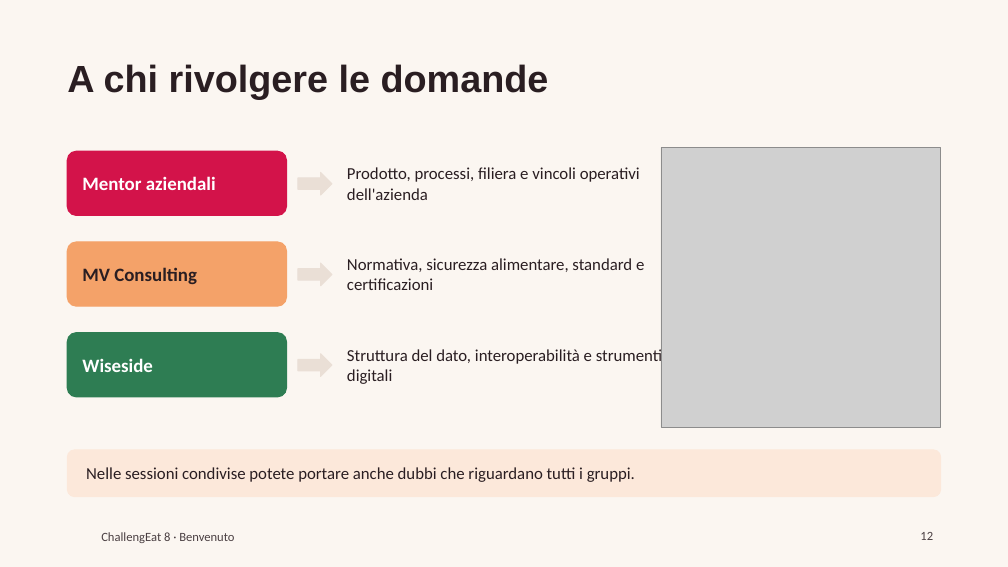
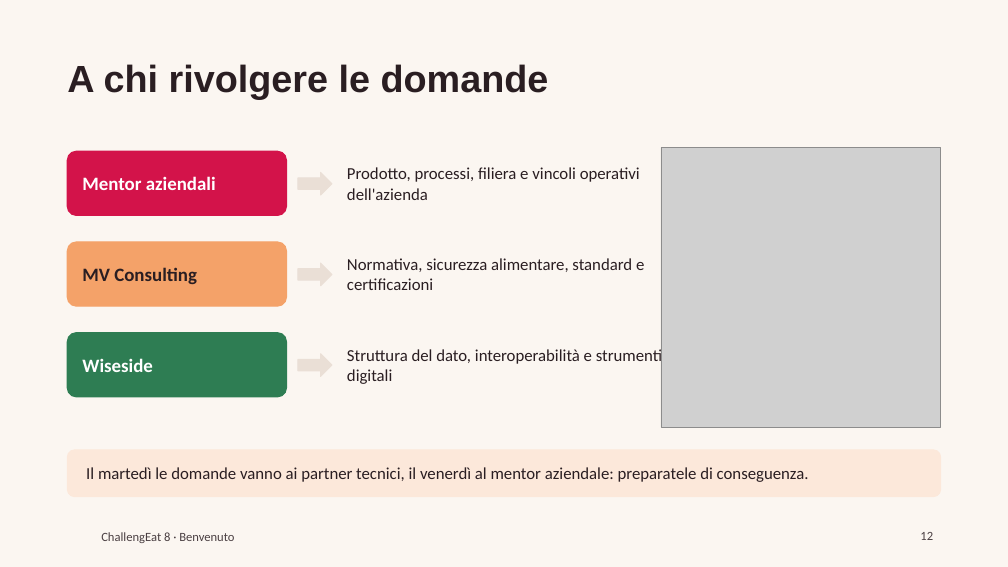
Before and after one commit to foodhub-srl-sb/firex-deploy, a slide deck: slide 12 of slides/benvenuto.pptx. Drawn at 1008x567 pixels with LibreOffice and Linux fonts; fonts in the diff are those of the drawing; grey boxes stand for pictures; background and template pictures are left out. Boxes give left, top, right and bottom in pixels: in the first picture for what was removed or moved away, otherwise in the second. Text is boxed around its words. In the diff, an @@ line names an element or a change of style, - is before the commit and + after.

```diff
--- a/slides/benvenuto.pptx
+++ b/slides/benvenuto.pptx
@@ text at [86, 467, 809, 482]: text changed @@
-Nelle sessioni condivise potete portare anche dubbi che riguardano tutti i gruppi.
+Il martedì le domande vanno ai partner tecnici, il venerdì al mentor aziendale: preparatele di conseguenza.
```
Also in this commit, not shown: 2 other slides changed, 5 other files.
